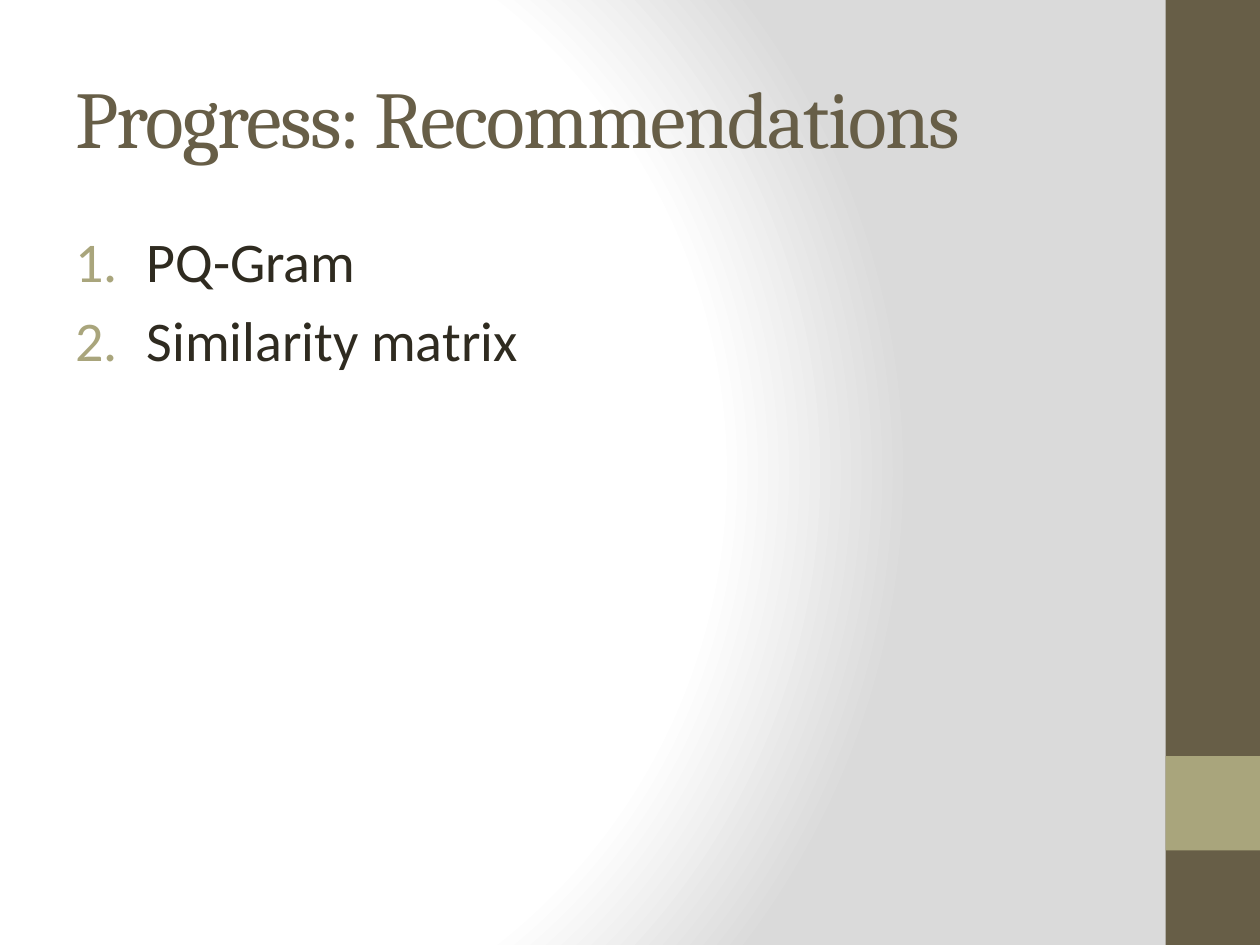
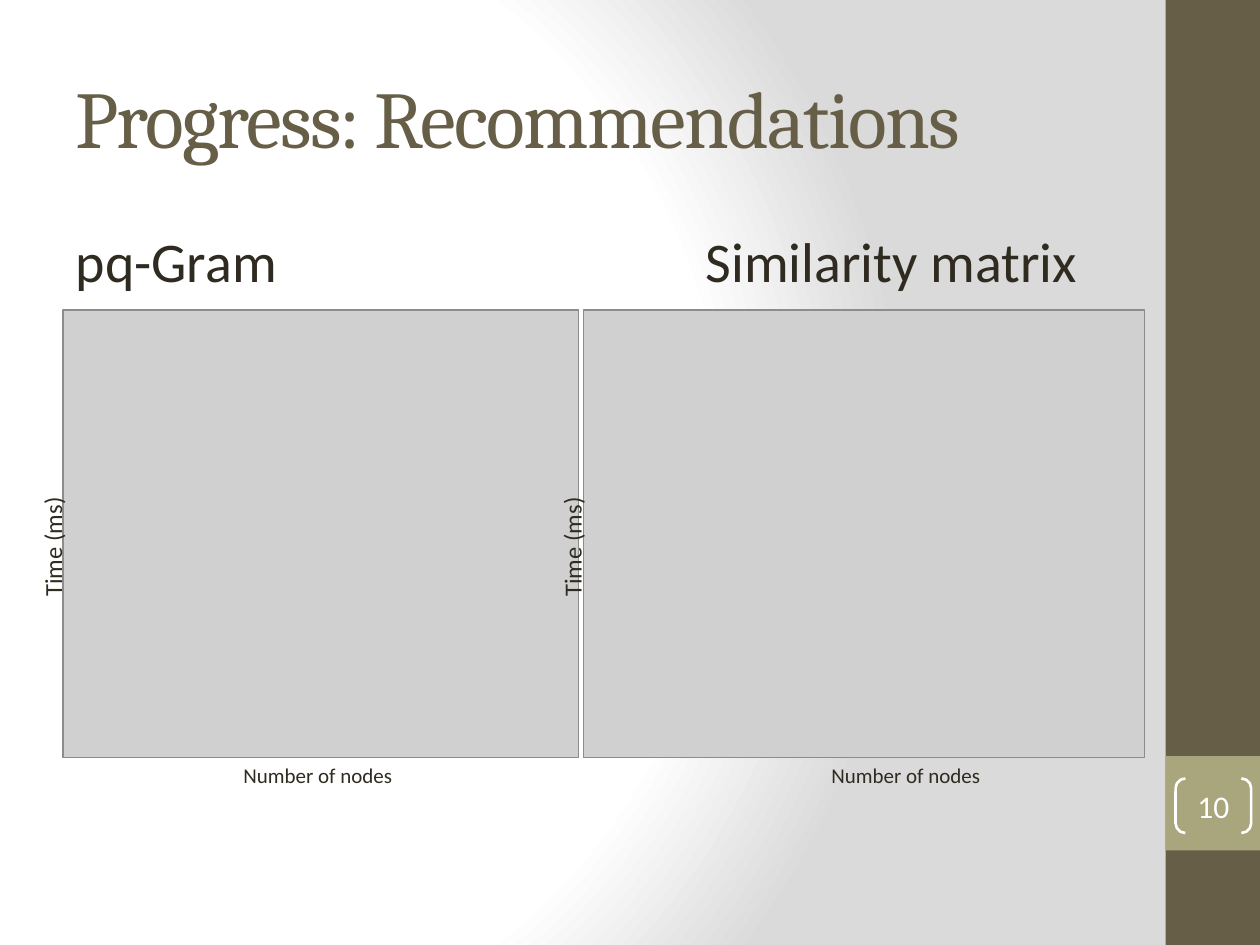
Before and after one commit to SuitAndThai/Graph-Matching, a slide deck: slide 10 of Documents/Fall Presentation.pptx (slide 8 before the commit). Drawn at 1260x945 pixels with LibreOffice and Linux fonts; fonts in the diff are those of the drawing; grey boxes stand for pictures. Boxes give left, top, right and bottom in pixels: in the first picture for what was removed or moved away, otherwise in the second. Text is boxed around its words. In the diff, an @@ line names an element or a change of style, - is before the commit and + after.

```diff
--- a/Documents/Fall Presentation.pptx
+++ b/Documents/Fall Presentation.pptx
@@ text at (x1=76, y1=245, x2=277, y2=291): text changed @@
-1. PQ-Gram
-2. Similarity matrix
+pq-Gram Similarity matrix
@@ picture added at (x1=63, y1=310, x2=578, y2=757) @@
@@ picture added at (x1=583, y1=310, x2=1144, y2=757) @@
@@ text added at (x1=39, y1=502, x2=69, y2=595), 14 pt, text #2F2B20 @@
+Time (ms)
@@ text added at (x1=558, y1=502, x2=588, y2=595), 14 pt, text #2F2B20 @@
+Time (ms)
@@ text added at (x1=243, y1=768, x2=392, y2=783), 12 pt, text #2F2B20 @@
+Number of nodes
@@ text added at (x1=831, y1=768, x2=980, y2=783), 12 pt, text #2F2B20 @@
+Number of nodes
@@ page number added at (x1=1176, y1=779, x2=1251, y2=833), outline #FFFFFF 1.5 pt, 18 pt, text #FFFFFF @@
+10
```
Also in this commit, not shown: 9 other slides changed, 2 slides added.
